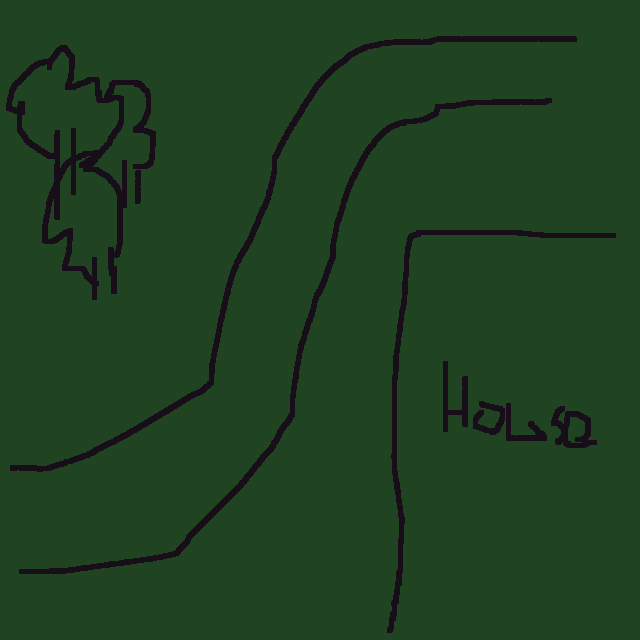
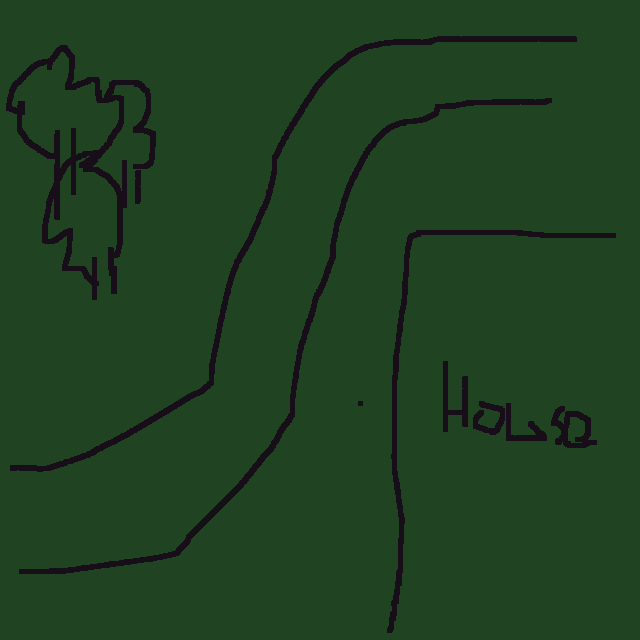
Layers edited between the first and the second 640x640 image:
painted on "Background" over (358, 401, 363, 406)
